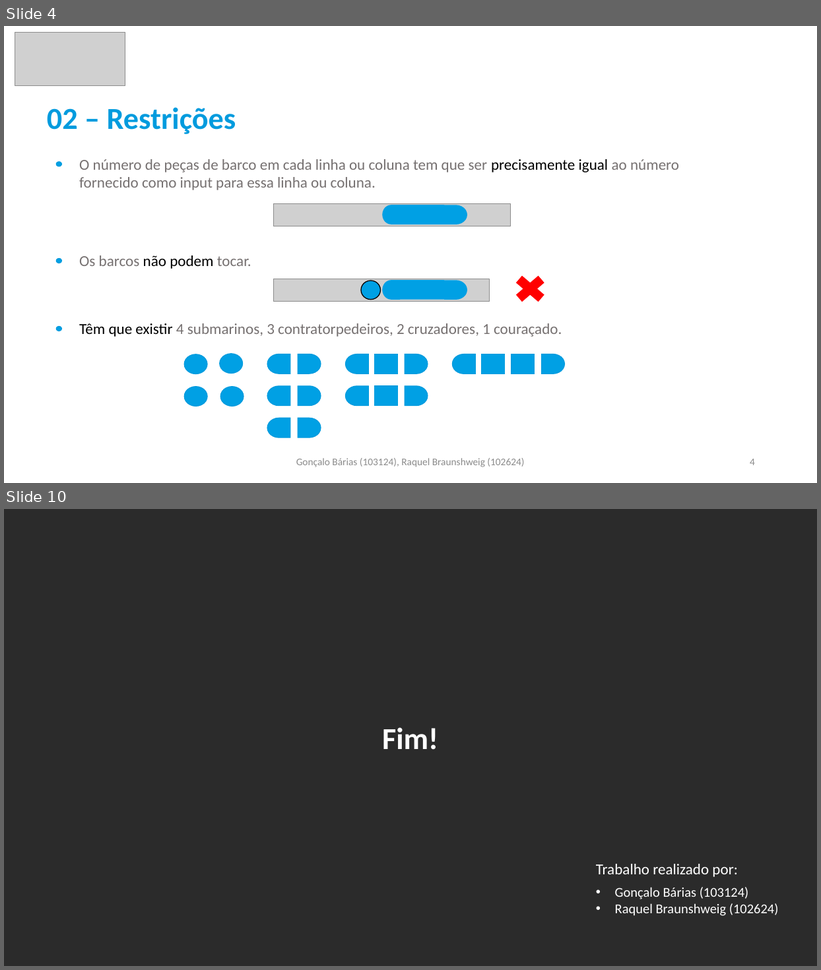
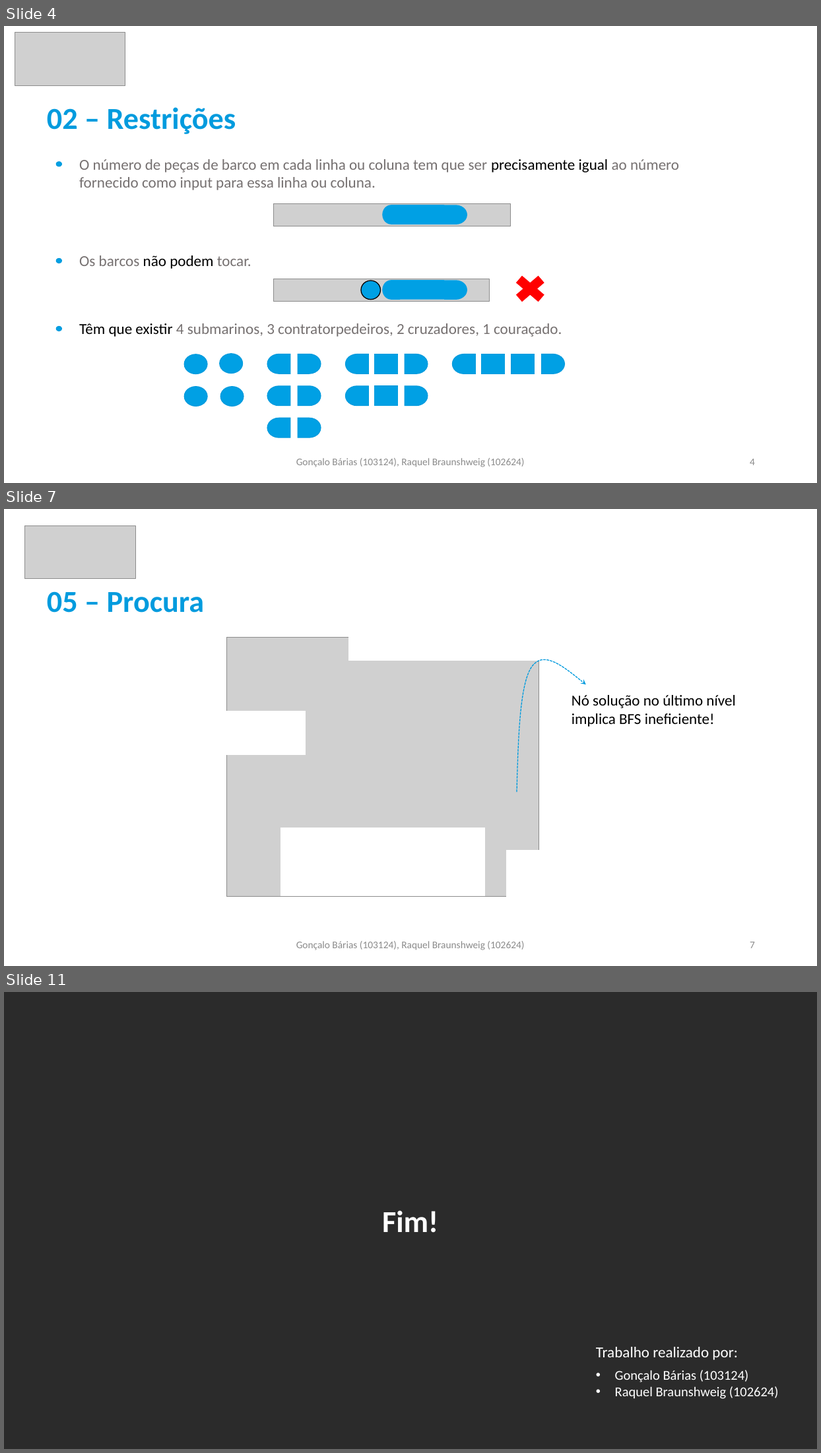
Before and after one commit to goncalobarias/Bimaru-IA, a slide deck: report/report.pptx. Shown one above the other, each under a label of ours: slides 4 and 10 before the commit, slides 4, 7 and 11 after it; the slides between them are not shown. The pictures are 821x970 and 821x1453 pixels, drawn with LibreOffice and Linux fonts; fonts in the diff are those of the drawing; grey boxes stand for pictures; background and template pictures are left out; a plain dark background stands for a picture behind light text. Boxes give left, top, right and bottom in pixels: in the first picture for what was removed or moved away, otherwise in the second. Text is boxed around its words. In the diff, an @@ line names an element or a change of style, - is before the commit and + after.

```diff
--- a/report/report.pptx
+++ b/report/report.pptx
@@ slide 7 added at box(4, 509, 817, 966), background #FFFFFF @@
@@ picture added at box(24, 525, 135, 579) @@
@@ text added at box(47, 591, 205, 613), 36 pt, text #009BDE, bold @@
+05 – Procura
@@ rectangle added at box(349, 609, 548, 660), fill #FFFFFF, outline #FFFFFF 1 pt @@
@@ picture added at box(227, 637, 539, 896) @@
@@ freeform shape added at box(517, 660, 586, 792), outline #009BDE 1 pt dashed @@
@@ text added at box(572, 695, 735, 727), 18 pt, text #000000 @@
+Nó solução no último nível implica BFS ineficiente!
@@ rectangle added at box(189, 712, 306, 755), fill #FFFFFF, outline #FFFFFF 1 pt @@
@@ rectangle added at box(281, 828, 484, 896), fill #FFFFFF, outline #FFFFFF 1 pt @@
@@ rectangle added at box(507, 851, 625, 909), fill #FFFFFF, outline #FFFFFF 1 pt @@
@@ text added at box(296, 941, 524, 951), 12 pt, text #8C8C8C @@
+Gonçalo Bárias (103124), Raquel Braunshweig (102624)
@@ page number added at box(750, 942, 755, 949), 12 pt, text #8C8C8C @@
+7
@@ what was slide 10 is now slide 11 @@
```
Also in this commit, not shown: 7 slides changed.
